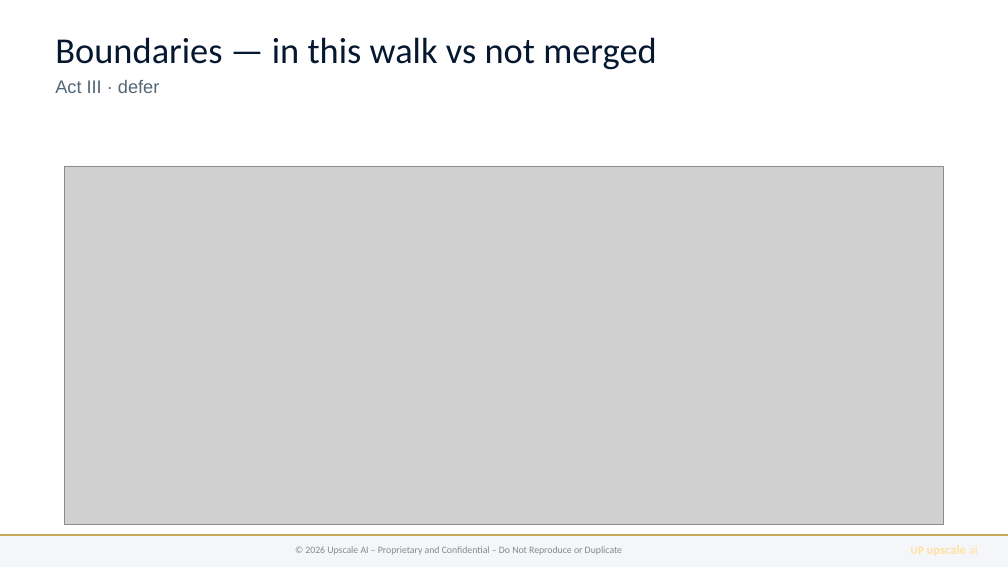
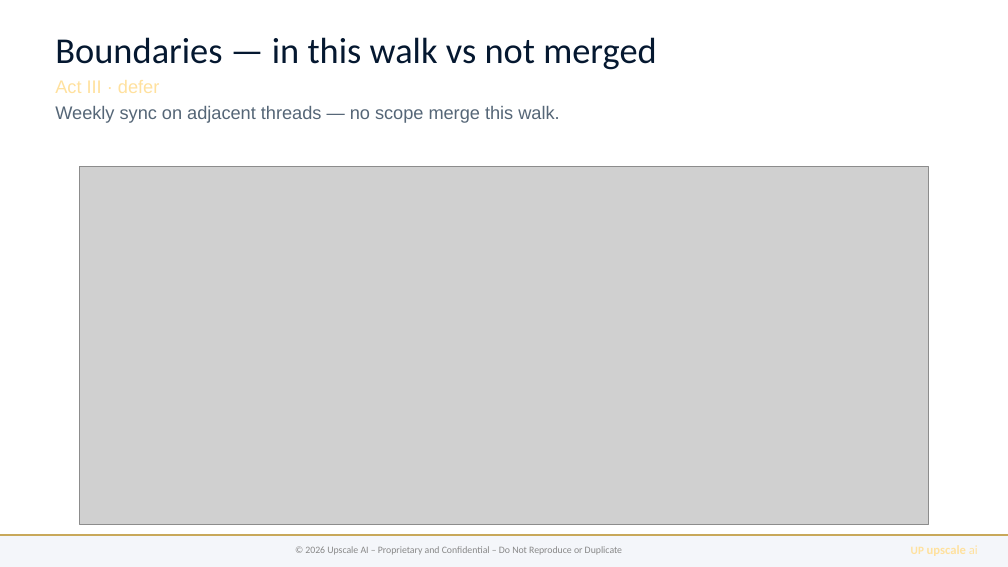
Before and after one commit to upscale-ai-network/agent-template, a slide deck: slide 7 of dt122/bugatti-qos-ccc.pptx. Drawn at 1008x567 pixels with LibreOffice and Linux fonts; fonts in the diff are those of the drawing; grey boxes stand for pictures. Boxes give left, top, right and bottom in pixels: in the first picture for what was removed or moved away, otherwise in the second. Text is boxed around its words. In the diff, an @@ line names an element or a change of style, - is before the commit and + after.

```diff
--- a/dt122/bugatti-qos-ccc.pptx
+++ b/dt122/bugatti-qos-ccc.pptx
@@ text "Boundaries — in this walk ..." at <box>55,37,656,123</box>: text colour #556677 to #FFE19E in "Act III · defer" @@
@@ text at <box>55,106,559,123</box>: paragraph added @@
+Weekly sync on adjacent threads — no scope merge this walk.
@@ picture: place and size @@
-picture at <box>65,166,943,524</box>
+picture at <box>80,166,928,524</box>
```
Also in this commit, not shown: 6 other slides changed, 7 other files.
